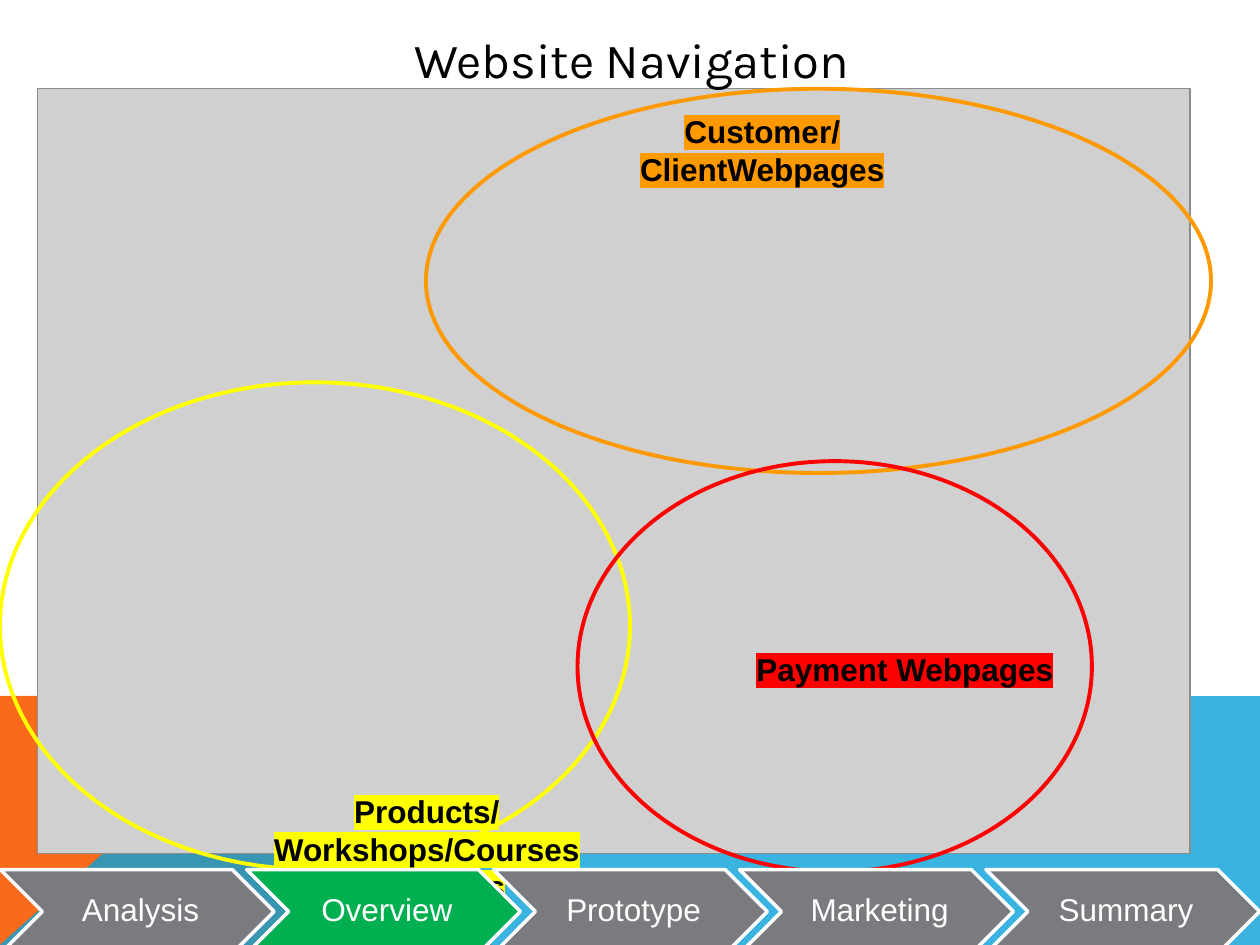
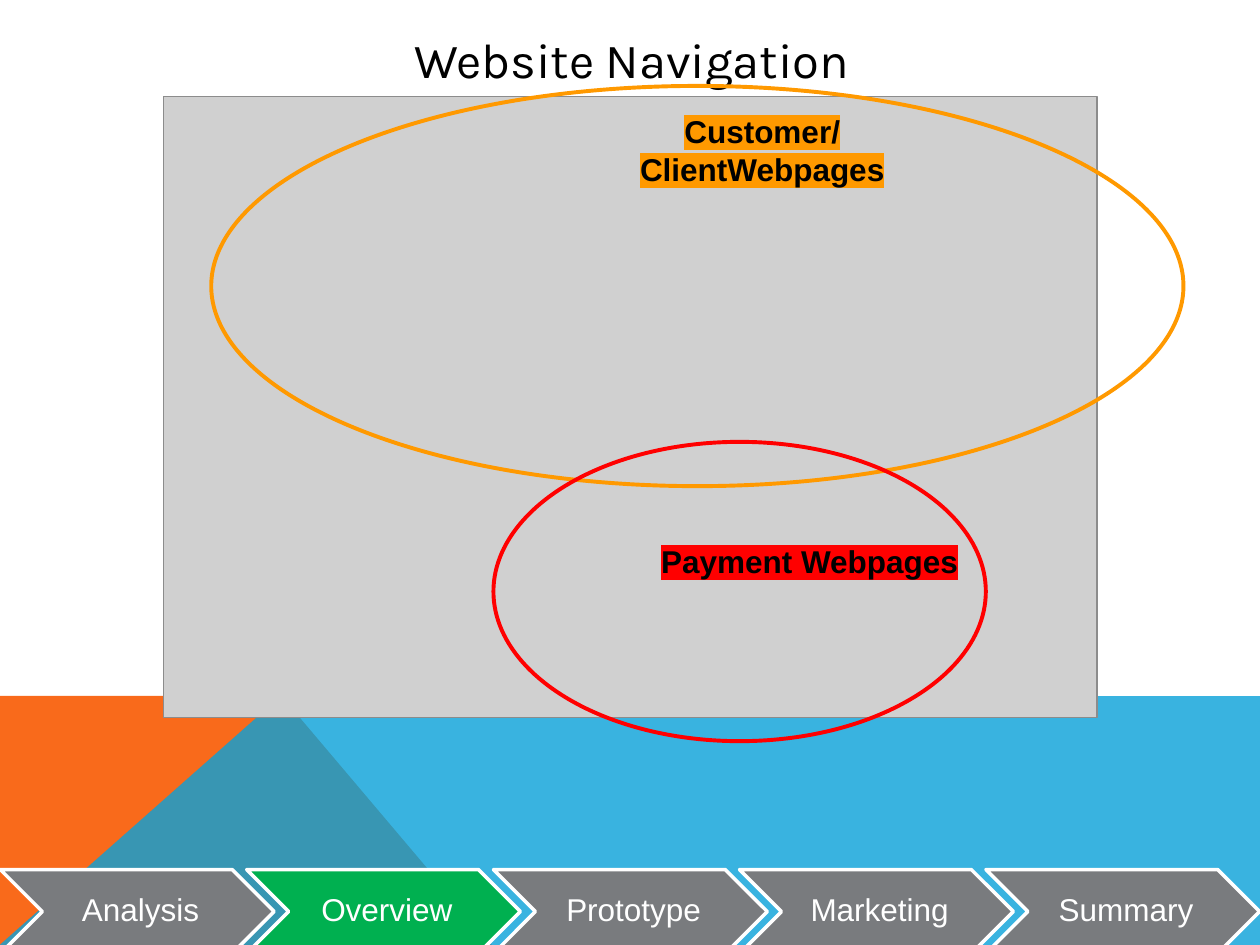
Before and after one commit to sarychuk/MIS418GroupProject, a slide deck: slide 9 of PHASE 3 FINAL FILES/05_Team3_Presentation.pptx. Drawn at 1260x945 pixels with LibreOffice and Linux fonts; fonts in the diff are those of the drawing; grey boxes stand for pictures. Boxes give left, top, right and bottom in pixels: in the first picture for what was removed or moved away, otherwise in the second. Text is boxed around its words. In the diff, an @@ line names an element or a change of style, - is before the commit and + after.

Commit message:
Changed webmap pic

```diff
--- a/PHASE 3 FINAL FILES/05_Team3_Presentation.pptx
+++ b/PHASE 3 FINAL FILES/05_Team3_Presentation.pptx
@@ ellipse: place and size @@
-ellipse at [426,88,1211,472]
+ellipse at [212,86,1184,486]
@@ picture: place and size @@
-picture at [38,89,1191,854]
+picture at [164,97,1097,718]
@@ ellipse removed at [0,382,630,869] @@
@@ ellipse: place and size @@
-ellipse at [577,461,1091,872]
+ellipse at [494,442,987,742]
@@ text "Payment Webpages": place and size @@
-text "Payment Webpages" at [756,658,1053,687]
+text "Payment Webpages" at [661,550,958,579]
@@ text removed at [274,800,579,901] @@
-Products/Workshops/Courses Webpages
```
